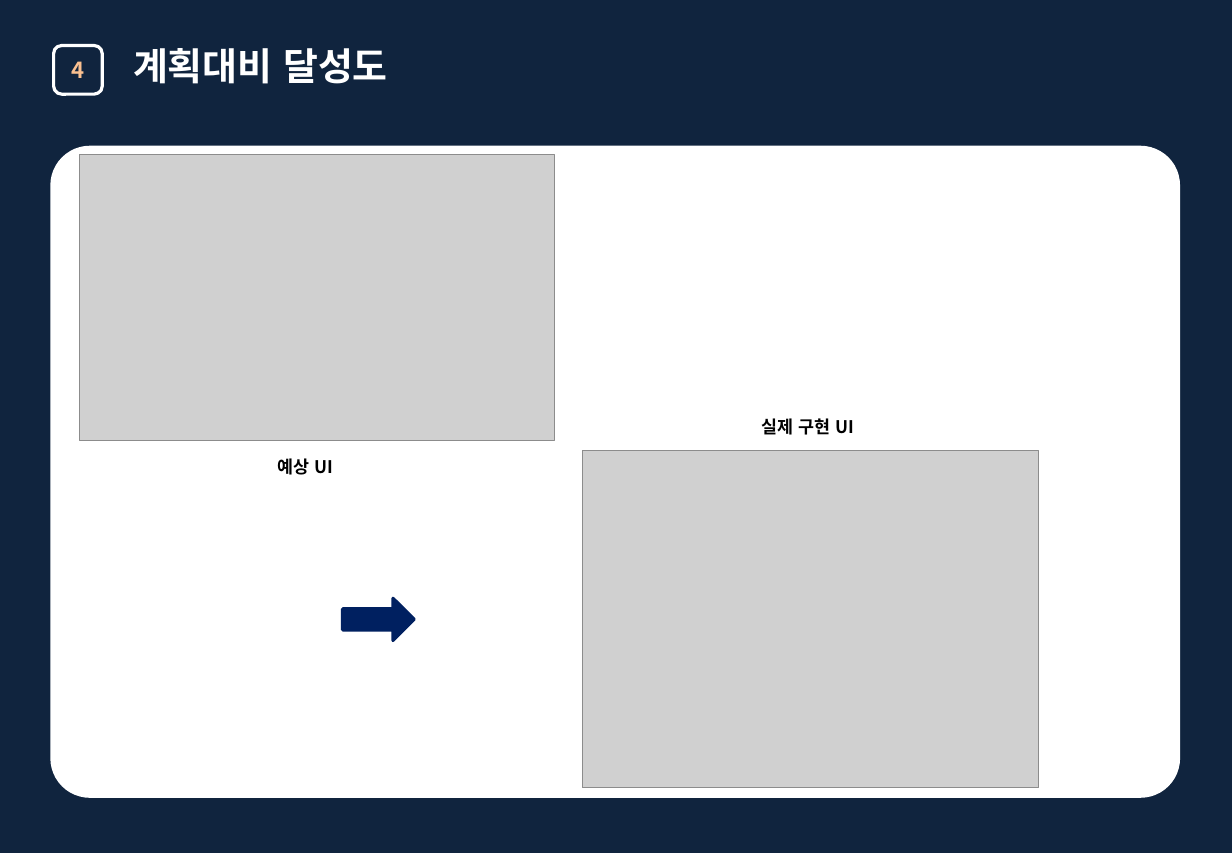
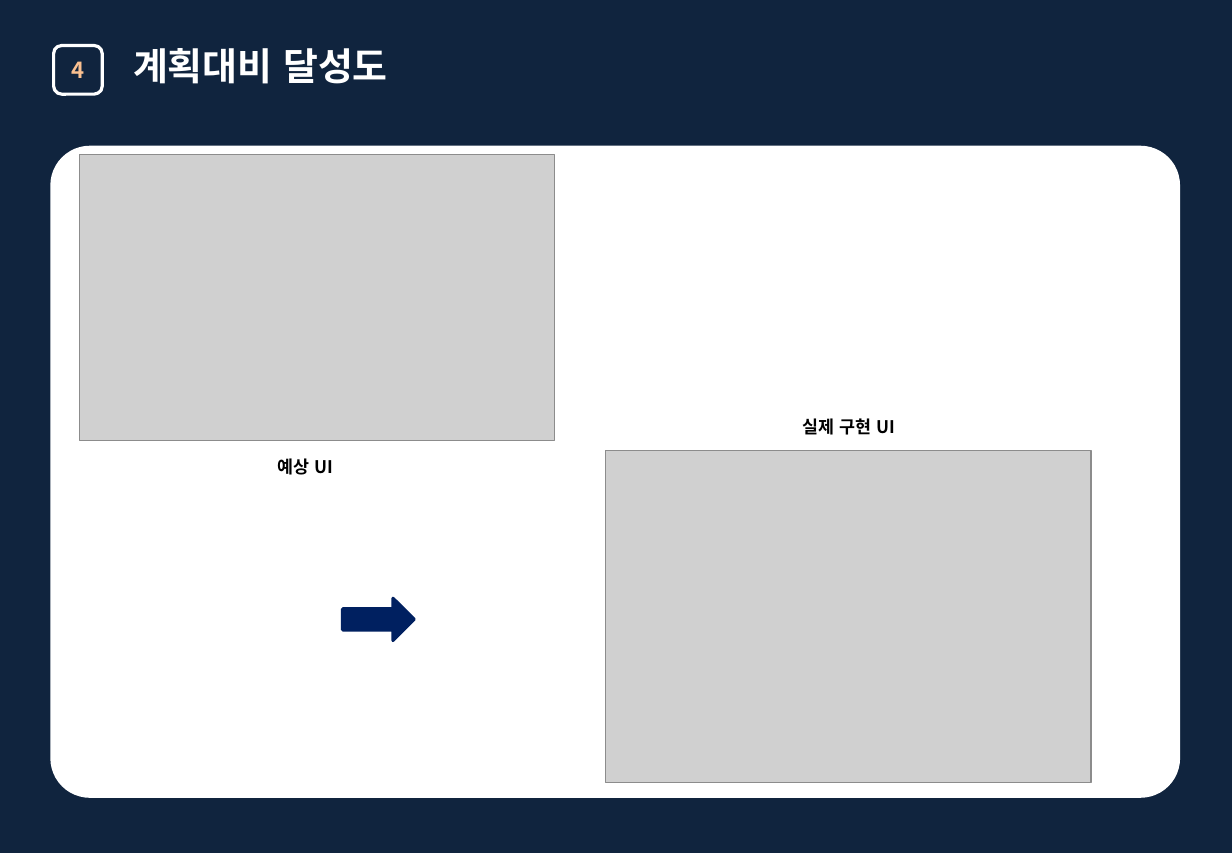
Before and after one commit to OrchardTree7/React-Todolist, a slide deck: slide 15 of 웹프레임워크1(B)_10팀_NONE-ERROR 최종발표.pptx. Drawn at 1232x853 pixels with LibreOffice and Linux fonts; fonts in the diff are those of the drawing; grey boxes stand for pictures. Boxes give left, top, right and bottom in pixels: in the first picture for what was removed or moved away, otherwise in the second. Text is boxed around its words. In the diff, an @@ line names an element or a change of style, - is before the commit and + after.

```diff
--- a/웹프레임워크1(B)_10팀_NONE-ERROR 최종발표.pptx
+++ b/웹프레임워크1(B)_10팀_NONE-ERROR 최종발표.pptx
@@ text "실제 구현 UI": place and size @@
-text "실제 구현 UI" at [762, 418, 854, 435]
+text "실제 구현 UI" at [802, 418, 895, 435]
@@ picture: place and size @@
-picture at [582, 450, 1040, 788]
+picture at [606, 450, 1092, 783]
```
Also in this commit, not shown: 2 other slides changed.
